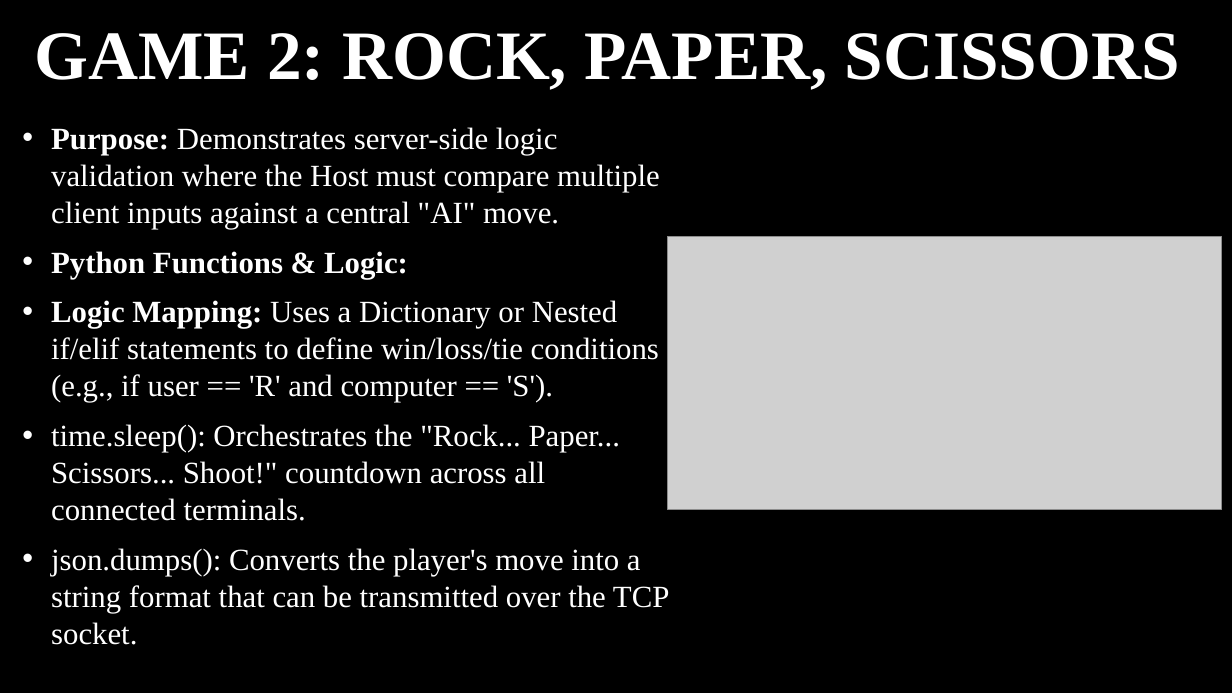
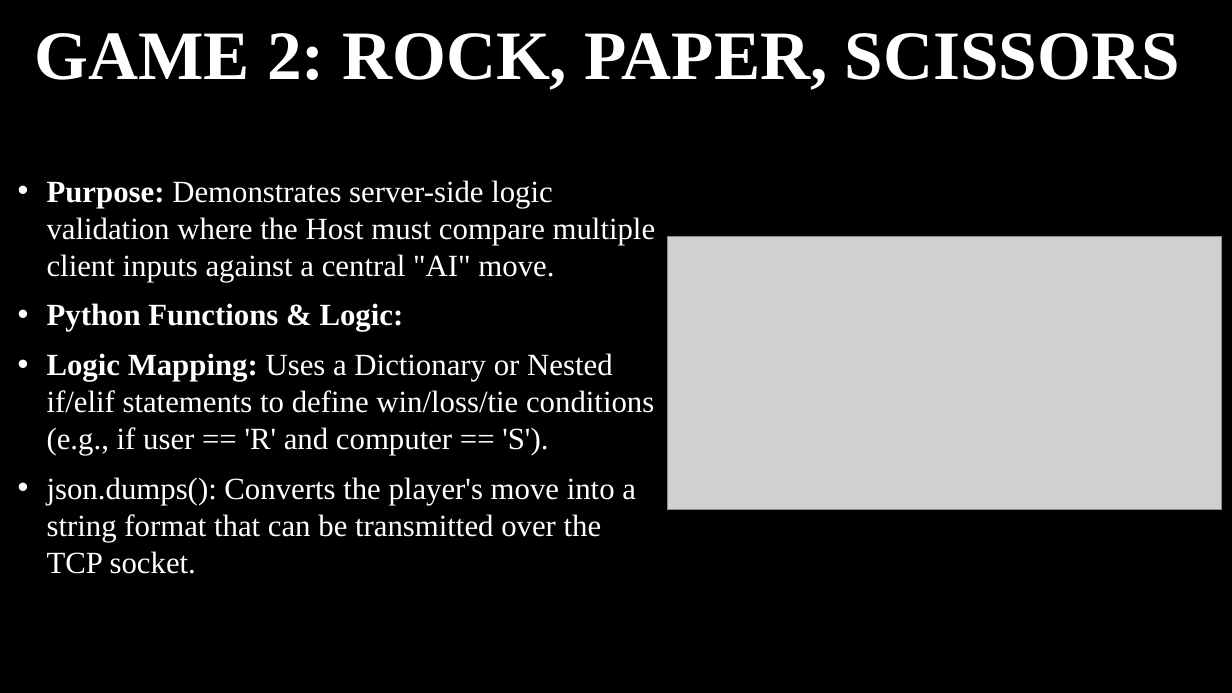
Before and after one commit to tadkins01/PI_Project, a slide deck: slide 4 of Everyone/THE_FinalPiParty.pptx. Drawn at 1232x693 pixels with LibreOffice and Linux fonts; fonts in the diff are those of the drawing; grey boxes stand for pictures; background and template pictures are left out. Boxes give left, top, right and bottom in pixels: in the first picture for what was removed or moved away, otherwise in the second. Text is boxed around its words. In the diff, an @@ line names an element or a change of style, - is before the commit and + after.

Commit message:
fixed rock paper scissors

```diff
--- a/Everyone/THE_FinalPiParty.pptx
+++ b/Everyone/THE_FinalPiParty.pptx
@@ text "Purpose: Demonstrates server-side logic validation ...": place and size @@
-text "Purpose: Demonstrates server-side logic validation ..." at (51,127,669,645)
+text "Purpose: Demonstrates server-side logic validation ..." at (47,180,656,574)
@@ text at (51,424,620,521): paragraph removed @@
-• time.sleep(): Orchestrates the "Rock... Paper... Scissors... Shoot!" countdown across all connected terminals.
```
